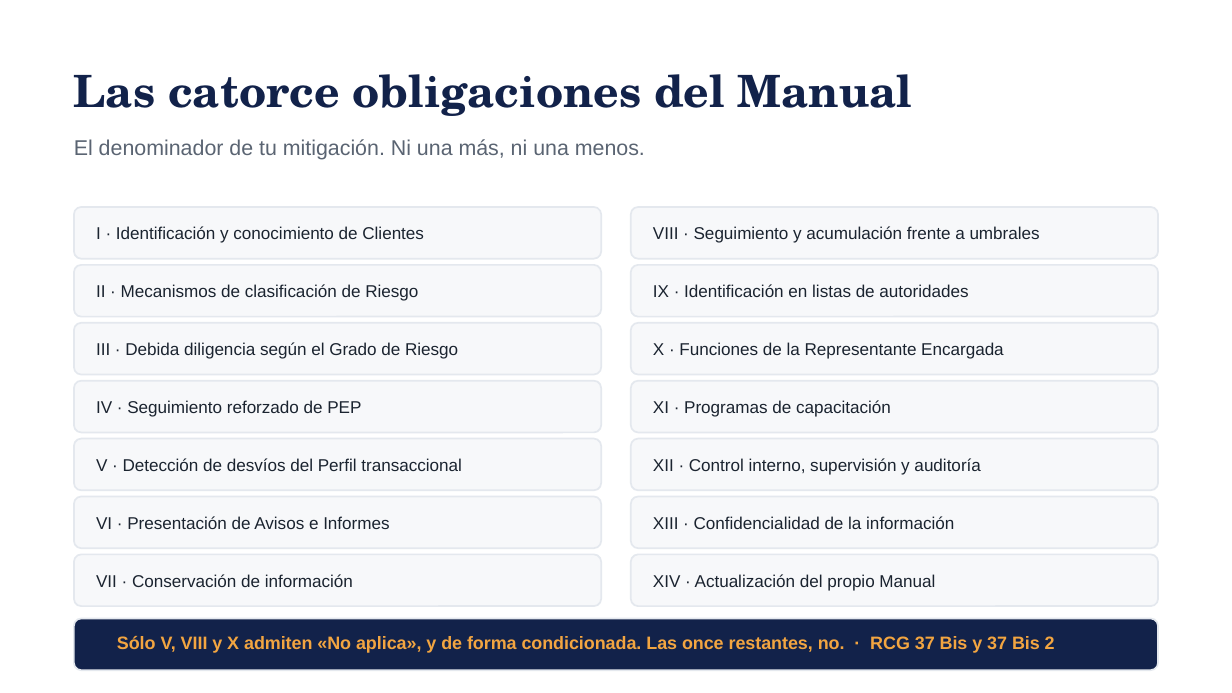
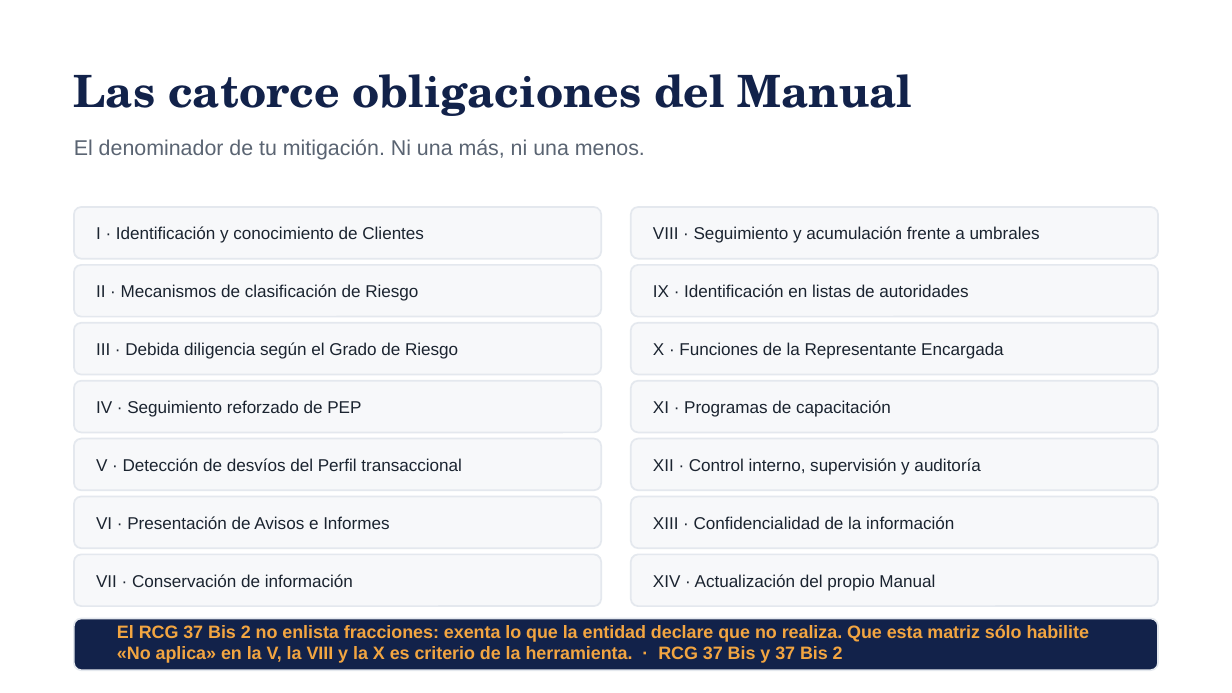
Before and after one commit to maribelvazquez/S01-TAV-IDENTIFICACION, a slide deck: slide 20 of s02/descargables/S02_ALU_01_Presentacion.pptx. Drawn at 1232x693 pixels with LibreOffice and Linux fonts; fonts in the diff are those of the drawing. Boxes give left, top, right and bottom in pixels: in the first picture for what was removed or moved away, otherwise in the second. Text is boxed around its words. In the diff, an @@ line names an element or a change of style, - is before the commit and + after.

```diff
--- a/s02/descargables/S02_ALU_01_Presentacion.pptx
+++ b/s02/descargables/S02_ALU_01_Presentacion.pptx
@@ text at <box>117,625,1089,663</box>: text changed @@
-Sólo V, VIII y X admiten «No aplica», y de forma condicionada. Las once restantes, no. · RCG 37 Bis y 37 Bis 2
+El RCG 37 Bis 2 no enlista fracciones: exenta lo que la entidad declare que no realiza. Que esta matriz sólo habilite «No aplica» en la V, la VIII y la X es criterio de la herramienta. · RCG 37 Bis y 37 Bis 2
```
Also in this commit, not shown: 9 other slides changed, 18 other files.
